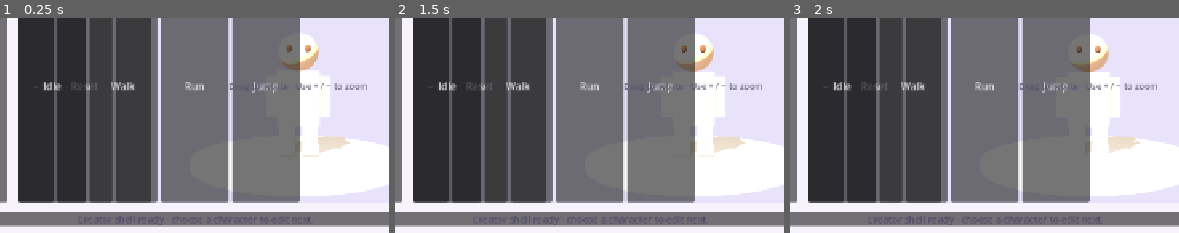
Above: before the commit, frames 1-3 (left to right).
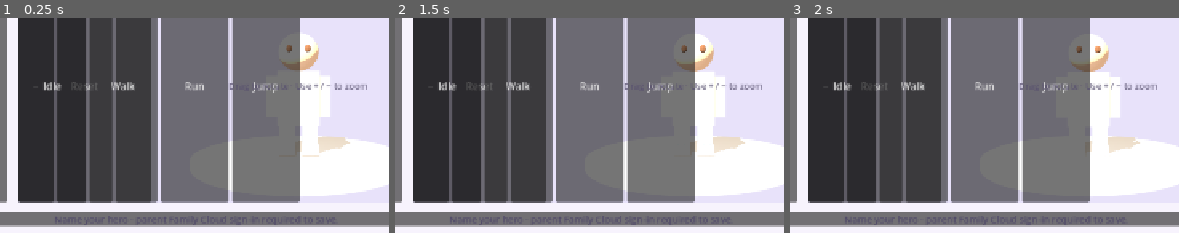
Above: after the commit, the same moments.

Repository: Mrlukahuang/mini-utopia-studio
Game: Godot game, scene res://scenes/character_creator.tscn
Same seed, same stepped clock (60 frames per second), same inputs: the game is played once before the commit and once after it. This scene is started directly instead of the project's main scene.
Inputs (mouse positions are % of the whole screen's width and height, from its top left):
- Up to frame 1 (0.25 s): no input
- Up to frame 2 (1.5 s): click (46, 17) at 0.52 s; type "Alex" at 0.6 s; click "4 · Ready" at 1.25 s
- Up to frame 3 (2 s): no input
The pictures show only the part of the screen within x 25-75%, y 41-90%; the shares and areas given below are measured in that part.

The runs differ from the first frame. In frame 1, 0.2% of the frame differs, in the area x 14-87%, y 92-97%; in frame 2, 0.2%; in frame 3, 0.2%.

Commit message:
creator: name field and ephemeral family session activation

Diff:
--- a/godot/scripts/character_creator_shell.gd
+++ b/godot/scripts/character_creator_shell.gd
@@ -47,6 +47,7 @@
 @onready var bridge: MiniUtopiaBridgeClient = $BridgeClient
 @onready var status_label: Label = $RootMargin/MainColumn/StatusBar/StatusLabel
 @onready var character_label: Label = $RootMargin/MainColumn/HeaderRow/CharacterLabel
+@onready var hero_name_input: LineEdit = $RootMargin/MainColumn/HeaderRow/TitleColumn/HeroNameInput
 @onready var back_button: Button = $RootMargin/MainColumn/FooterRow/BackButton
 @onready var save_button: Button = $RootMargin/MainColumn/FooterRow/SaveButton
 @onready var avatar_stage: MiniUtopiaCreatorAvatarStage = $RootMargin/MainColumn/CreatorBody/PreviewPanel/AvatarStage
@@ -74,6 +75,7 @@
 func _ready() -> void:
     back_button.pressed.connect(_on_back_pressed)
     save_button.pressed.connect(_on_save_pressed)
+    hero_name_input.text_changed.connect(_on_hero_name_changed)
     bridge.request_succeeded.connect(_on_bridge_success)
     bridge.request_failed.connect(_on_bridge_failure)
     _wire_look_controls()
@@ -88,7 +90,7 @@
     if character_id.is_empty():
         character_label.text = "New Hero"
         _set_status(
-            "Creator shell ready · choose a character to edit next.",
+            "Name your hero · parent Family Cloud sign-in required to save.",
             false
         )
         save_button.disabled = true
@@ -102,6 +104,34 @@
             _set_status("Family Cloud not connected yet · preview only.", true)
         else:
             _set_status("Could not start Character load.", true)
+
+
+func activate_family_session(token: String, api_base_url: String) -> bool:
+    # The future parent login flow supplies the token only at runtime.
+    bridge.configure(api_base_url)
+    if not bridge.set_family_session(token):
+        save_button.disabled = true
+        _set_status("Family Cloud sign-in required to save.", true)
+        return false
+
+    if character_id.is_empty():
+        _on_hero_name_changed(hero_name_input.text)
+        _set_status("Family Cloud connected · name and save your hero.", false)
+    else:
+        save_button.disabled = true
+        var error := bridge.get_character(character_id)
+        if error != OK:
+            _set_status("Could not load the Family Cloud hero.", true)
+            return false
+    return true
+
+
+func _on_hero_name_changed(_value: String) -> void:
+    var has_name := not hero_name_input.text.strip_edges().is_empty()
+    if character_id.is_empty():
+        save_button.disabled = not (has_name and bridge.has_family_session())
+    elif not loaded_character.is_empty():
+        save_button.disabled = not has_name
 
 
 func _read_user_args() -> void:
